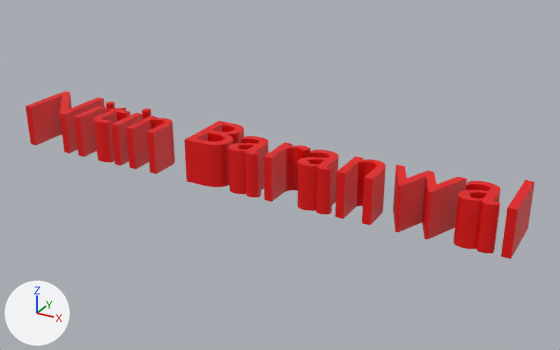
Before and after pictures for a commit that changed the glTF model public/models/name.glb.
Both versions are drawn from a 50 mm lens placed at (7.89, -7.08, 3.9), pointed at (3.72, 0.5, 0.11). Lighting does not change. The marker at lower left points along +X, +Y and +Z. The first picture is the older version. Where no turn or scale is listed for an object, it has been applied to the vertices. Vertices at exactly the same position are counted once.

Names of what the first picture shows: 'txt.1', 'txt.10', 'txt.11', 'txt.12', 'txt.13', 'txt.2', 'txt.3', 'txt.4', 'txt.5', 'txt.6', 'txt.7', 'txt.8', 'txt.9'.
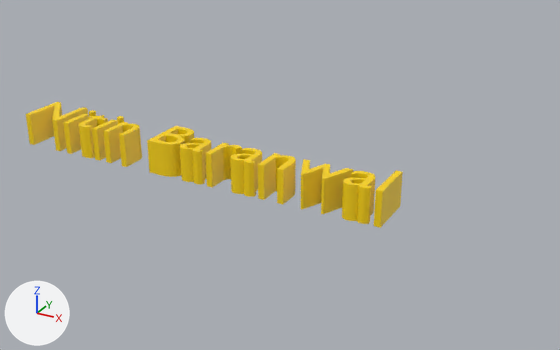
Where the change shows, as pixel boxes [x1, y1, x2, y2] in the pictures (560 x 350 px):
'txt.13', reshaped, rescaled (980% wider, 59% taller)
    before: [501, 180, 535, 259]
    after: [26, 102, 403, 228]
'txt.11', deleted (red)
    before: [393, 165, 467, 239]
'txt.12', deleted (red)
    before: [454, 181, 501, 253]
'txt.6', deleted (red)
    before: [184, 121, 244, 187]
'txt.10', deleted (red)
    before: [335, 156, 386, 225]
'txt.1', deleted (red)
    before: [26, 91, 104, 153]
'txt.9', deleted (red)
    before: [298, 150, 339, 214]
'txt.5', deleted (red)
    before: [126, 116, 175, 174]
'txt.7', deleted (red)
    before: [228, 136, 268, 197]
'txt.8', deleted (red)
    before: [264, 142, 311, 202]
'txt.3', deleted (red)
    before: [94, 107, 130, 163]
'txt.2', deleted (red)
    before: [74, 102, 115, 157]
'txt.4', deleted (red)
    before: [111, 109, 151, 166]
part 1 of me_text, added
    after: [117, 116, 124, 124]
part 2 of me_text, added (yellow)
    after: [92, 119, 117, 161]
part 3 of me_text, added (yellow)
    after: [64, 114, 89, 154]
part 4 of me_text, added (yellow)
    after: [26, 102, 375, 224]
part 5 of me_text, recoloured
    before: [501, 180, 535, 259]
    after: [374, 170, 403, 228]

The change, as a list of edits to the scene's bpy script:
```text
Add mat_material_130:
    mat_material_130 = principled_material('Material.130')
    mat_material_130.base_color = (1.0, 0.68, 0.0)  # yellow #ffd700
Change me_text:
    used by ob_txt_13; location = (0.0, 0.0, 0.0); scale = (1.12, 1.12, 2.28)
    remove me_text.from_pydata(...)  # 8 vertices, 12 faces; spans x 5.854..5.943, y 0.0..0.682, z 0.0..0.241
    add me_text.from_pydata(...)  # 1972 vertices, 3904 faces; spans x 0.074..5.943, y -0.009..0.682, z 0.0..0.241
    me_text part 1: a new loose piece, a 48-sided cylinder along z spanning x 1.39..1.496, y 0.532..0.638, z 0.0..0.241, in mat_material_126 (yellow #ffd700)
    me_text part 2: a new loose piece, a box spanning x 1.398..1.487, y 0.0..0.449, z 0.0..0.241, in mat_material_126 (yellow #ffd700)
    me_text part 3: a new loose piece, a box spanning x 0.846..0.935, y 0.0..0.449, z 0.0..0.241, in mat_material_128 (yellow #ffd700)
    me_text part 4: 1756 vertices added at x 0.074..5.773, y -0.009..0.682, z 0.0..0.241
    me_text part 5: 12 faces spanning x 5.854..5.943, y 0.0..0.682, z 0.0..0.241 switch from mat_material_001 (red #e70001) to mat_material_130 (yellow #ffd700)
    other edits to the shape of me_text do not show in these pictures
    add me_text.materials.append(mat_material_131)  # yellow #ffd700
    add me_text.materials.append(mat_material_132)  # yellow #ffd700
    add me_text.materials.append(mat_material_133)  # yellow #ffd700
    add me_text.materials.append(mat_material_134)  # yellow #ffd700
    add me_text.materials.append(mat_material_135)  # yellow #ffd700
    add me_text.materials.append(mat_material_136)  # yellow #ffd700
    add me_text.materials.append(mat_material_124)  # yellow #ffd700
    add me_text.materials.append(mat_material_125)  # yellow #ffd700
    add me_text.materials.append(mat_material_126)  # yellow #ffd700
    add me_text.materials.append(mat_material_127)  # yellow #ffd700
    add me_text.materials.append(mat_material_128)  # yellow #ffd700
    add me_text.materials.append(mat_material_129)  # yellow #ffd700
Change ob_txt_13:
    ob_txt_13.scale: (1.12, 1.12, 2.28) -> (0.881, 0.881, 1.8)
Remove ob_txt_12:
    ob_txt_12 = bpy.data.objects.new('txt.12', me_text_001)
Remove ob_txt_11:
    ob_txt_11 = bpy.data.objects.new('txt.11', me_text_002)
Remove ob_txt_10:
    ob_txt_10 = bpy.data.objects.new('txt.10', me_text_003)
Remove ob_txt_9:
    ob_txt_9 = bpy.data.objects.new('txt.9', me_text_004)
Remove ob_txt_8:
    ob_txt_8 = bpy.data.objects.new('txt.8', me_text_005)
Remove ob_txt_7:
    ob_txt_7 = bpy.data.objects.new('txt.7', me_text_006)
Remove ob_txt_6:
    ob_txt_6 = bpy.data.objects.new('txt.6', me_text_007)
Remove ob_txt_5:
    ob_txt_5 = bpy.data.objects.new('txt.5', me_text_008)
Remove ob_txt_4:
    ob_txt_4 = bpy.data.objects.new('txt.4', me_text_009)
Remove ob_txt_3:
    ob_txt_3 = bpy.data.objects.new('txt.3', me_text_011)
Remove ob_txt_2:
    ob_txt_2 = bpy.data.objects.new('txt.2', me_text_012)
Remove ob_txt_1:
    ob_txt_1 = bpy.data.objects.new('txt.1', me_text_014)
```
